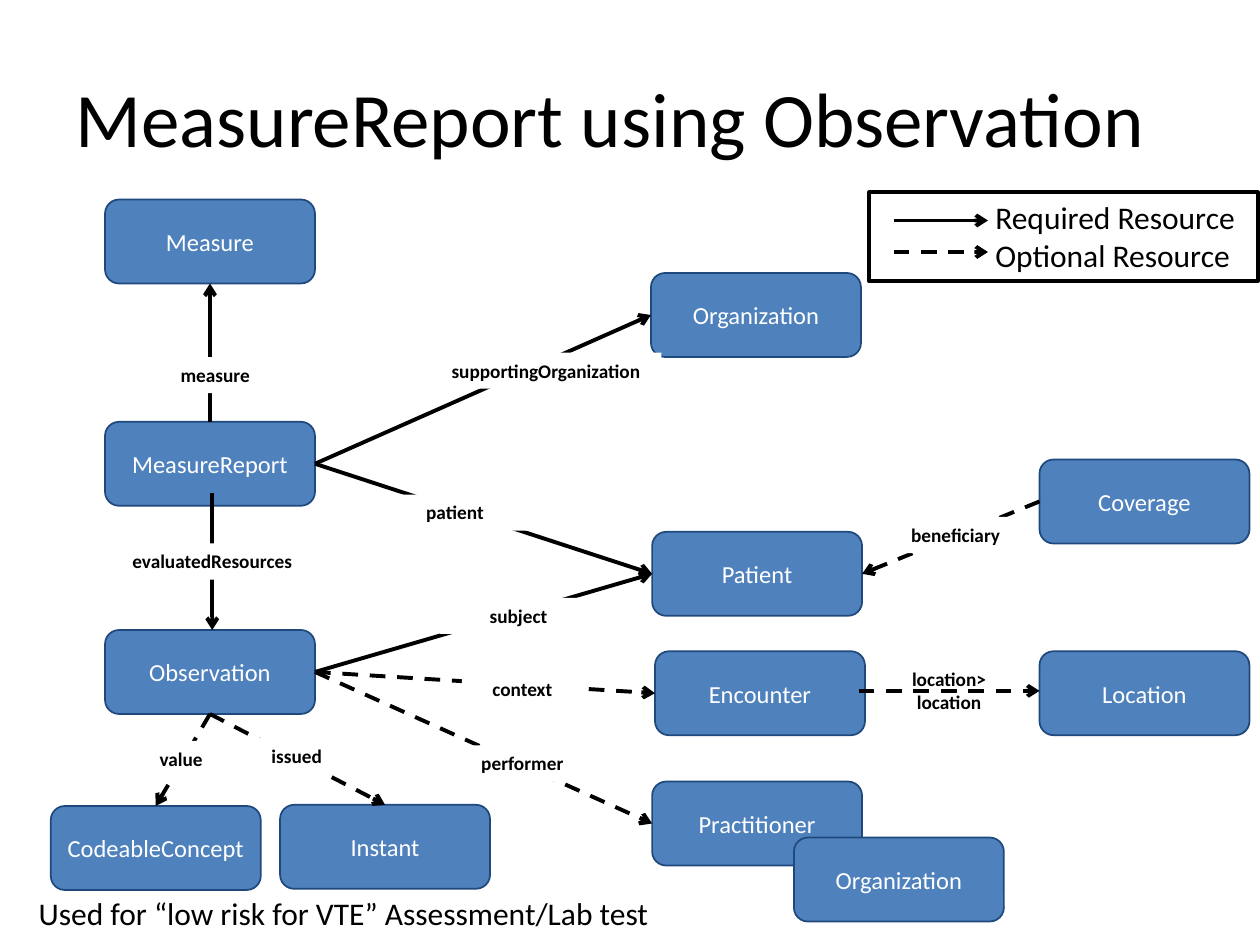
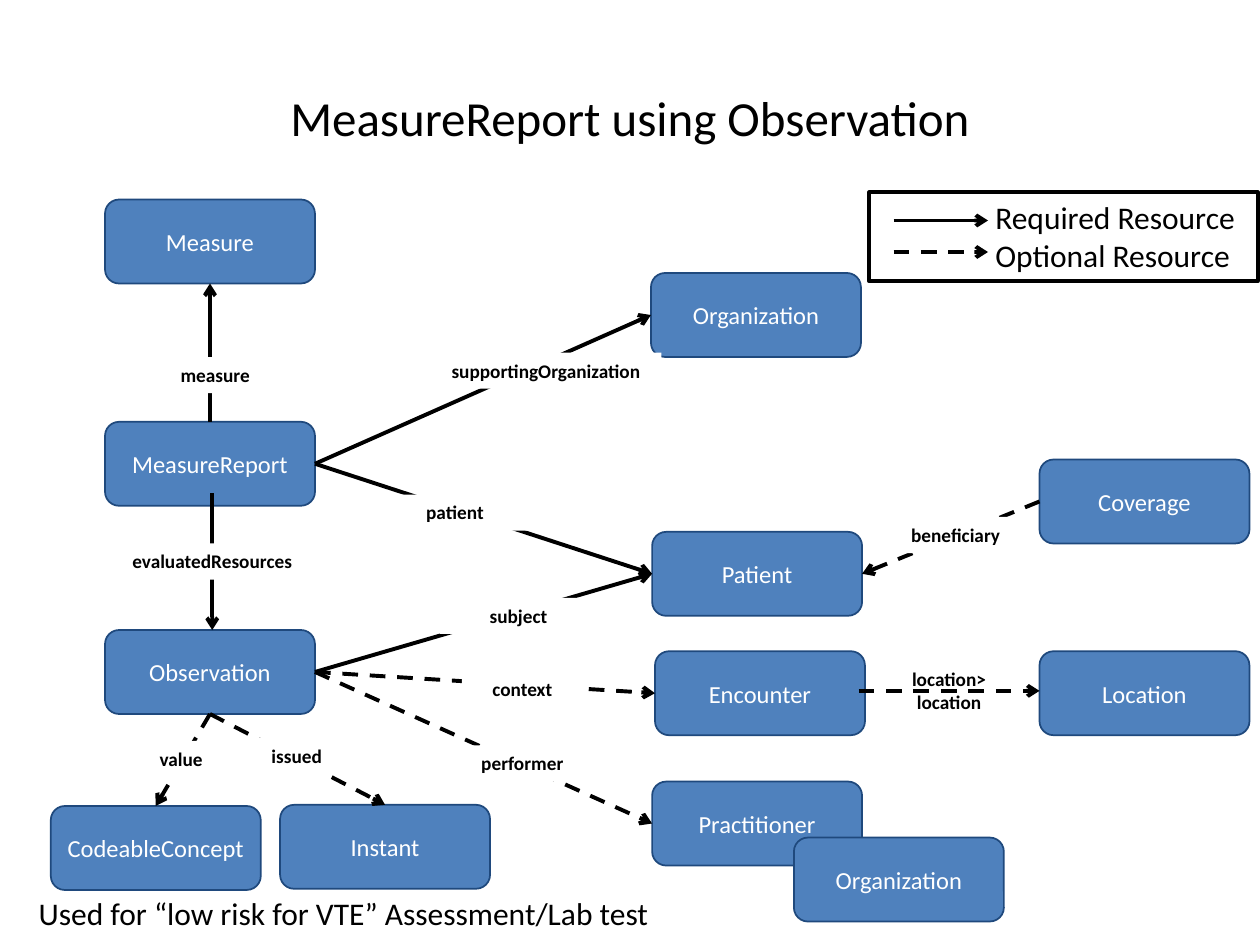
Before and after one commit to HL7/davinci-deqm, a slide deck: slide 8 of source/pages/assets/images/source/DEQM Resource Diagram - VTE.pptx. Drawn at 1260x945 pixels with LibreOffice and Linux fonts; fonts in the diff are those of the drawing. Boxes give left, top, right and bottom in pixels: in the first picture for what was removed or moved away, otherwise in the second. Text is boxed around its words. In the diff, an @@ line names an element or a change of style, - is before the commit and + after.

```diff
--- a/source/pages/assets/images/source/DEQM Resource Diagram - VTE.pptx
+++ b/source/pages/assets/images/source/DEQM Resource Diagram - VTE.pptx
@@ title "MeasureReport using Observation" at <box>290,102,969,145</box>: size 44 to 28 pt; alignment left to centre @@
```
Also in this commit, not shown: 5 other slides changed, 7 other files.
